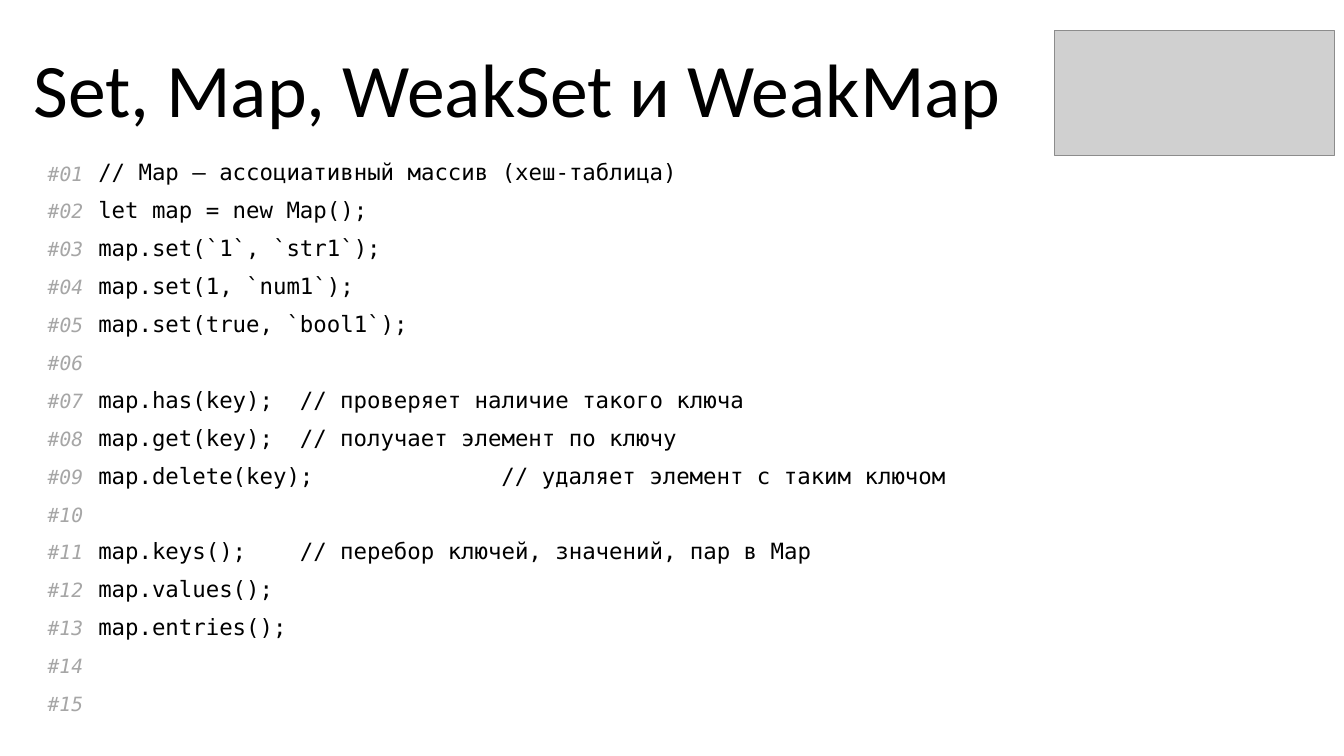
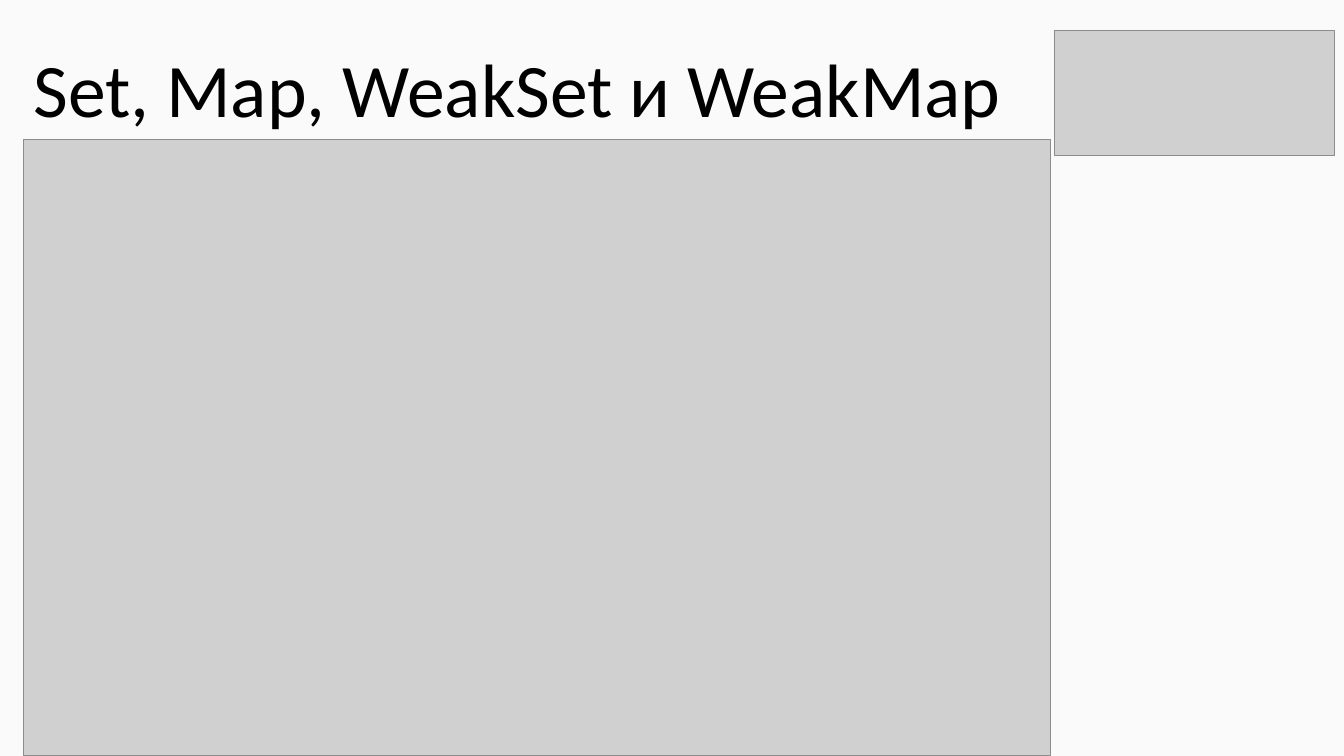
Before and after one commit to KOPTE3/modern-es, a slide deck: slide 26 of Modern ES.pptx. Drawn at 1344x756 pixels with LibreOffice and Linux fonts; fonts in the diff are those of the drawing; grey boxes stand for pictures. Boxes give left, top, right and bottom in pixels: in the first picture for what was removed or moved away, otherwise in the second. Text is boxed around its words. In the diff, an @@ line names an element or a change of style, - is before the commit and + after.

```diff
--- a/Modern ES.pptx
+++ b/Modern ES.pptx
@@ background #FFFFFF to #FAFAFA @@
@@ picture added at (23,140,1051,756) @@
@@ table removed at (23,155,1096,724), 15 rows, 2 columns @@
-#01 | // Map – ассоциативный массив (хеш-таблица)
-#02 | let map = new Map();
-#03 | map.set(`1`, `str1`);
-#04 | map.set(1, `num1`);
-#05 | map.set(true, `bool1`);
-#06 | 
-#07 | map.has(key); // проверяет наличие такого ключа
-#08 | map.get(key); // получает элемент по ключу
-#09 | map.delete(key); // удаляет элемент с таким ключом
-#10 | 
-#11 | map.keys(); // перебор ключей, значений, пар в Map
-#12 | map.values();
-#13 | map.entries();
-#14 | 
-#15 | 
```
Also in this commit, not shown: 47 other slides changed, 15 slides added, 11 slides removed, 46 other files.
